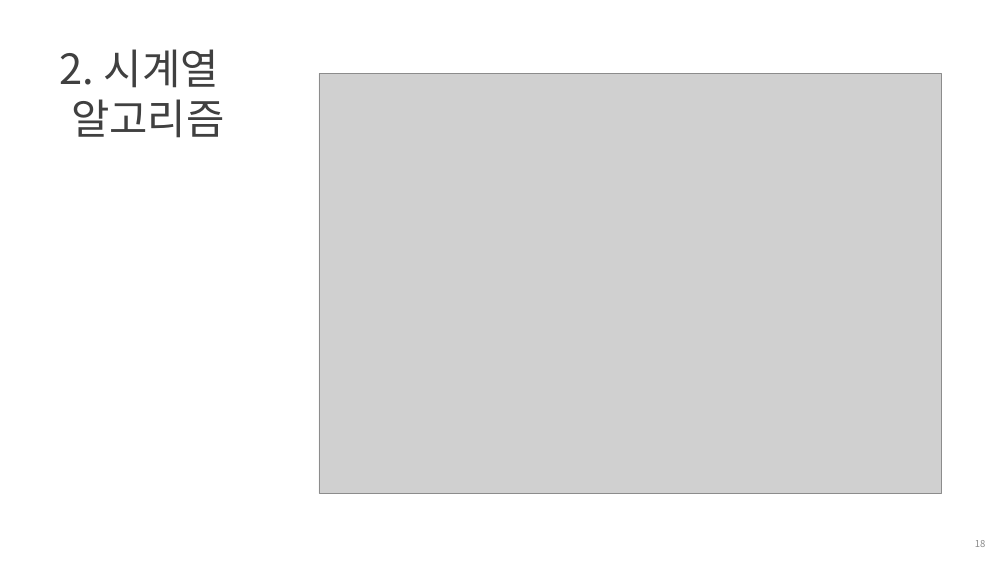
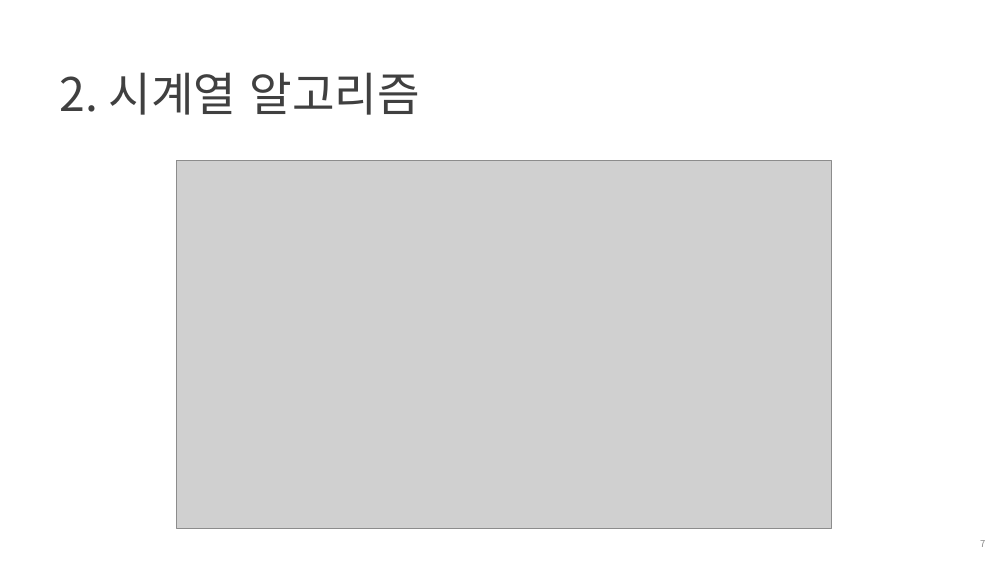
Before and after one commit to cheonbi/TimeSeriesAnalysis, a slide deck: slide 7 of [FastCampus] 7주차_강의자료_김경원박사.pptx (slide 18 before the commit). Drawn at 1008x567 pixels with LibreOffice and Linux fonts; fonts in the diff are those of the drawing; grey boxes stand for pictures; background and template pictures are left out. Boxes give left, top, right and bottom in pixels: in the first picture for what was removed or moved away, otherwise in the second. Text is boxed around its words. In the diff, an @@ line names an element or a change of style, - is before the commit and + after.

```diff
--- a/[FastCampus] 7주차_강의자료_김경원박사.pptx
+++ b/[FastCampus] 7주차_강의자료_김경원박사.pptx
@@ title "2. 시계열 알고리즘" at [60, 72, 419, 115]: size 39.6 to 44 pt @@
@@ picture: place and size @@
-picture at [319, 74, 941, 493]
+picture at [177, 160, 831, 527]
@@ page number at [980, 540, 985, 547]: text changed @@
-18
+7
```
Also in this commit, not shown: 6 other slides changed, 1 slide added, 17 slides removed, 18 other files.
